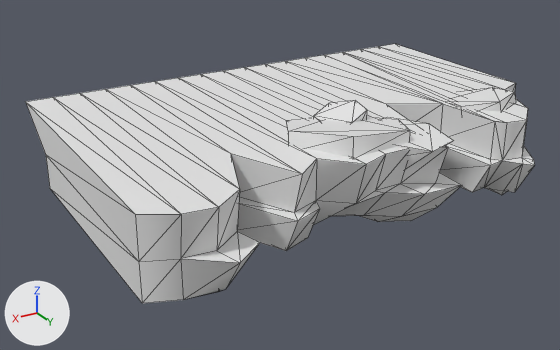
Before and after pictures for a commit that changed the glTF model assets/models/asteroid.glb.
Both versions are drawn from a camera (50 mm lens) standing at (19.9, -5.5, 11.3) and looking at (3.3, -33.2, -2.6). The lights are fixed; the arrows at lower left show +X, +Y and +Z. Mesh edges are drawn as thin lines. Vertices at the same position are counted once.

Names of what the first picture shows: 'ast'.
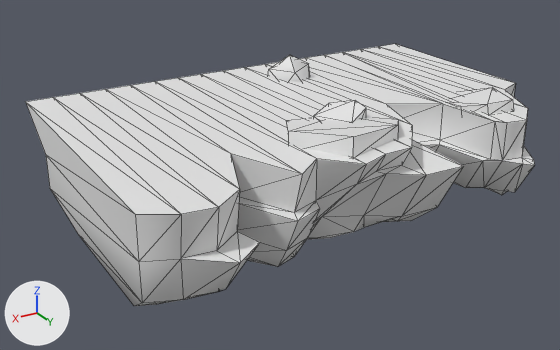
Pixel boxes [x1, y1, x2, y2] of what changed, in the pictures (560 x 350 px):
'ast', reshaped
    before: [26, 44, 534, 303]
    after: [26, 44, 534, 306]
part 1 of me_plane_001, deleted
    before: [384, 117, 454, 169]
part 2 of me_plane_001, built on
    before: [193, 64, 516, 298]
    after: [51, 55, 514, 306]

Patch to the scene script:
```diff
--- a/assets/models/asteroid.glb.py
+++ b/assets/models/asteroid.glb.py
@@ me_plane_001 @@
 # used by ob_ast; location = (-0.01, -37.73, 0.47)
-me_plane_001.from_pydata(...)  # 189 vertices, 358 faces; spans x -8.8..12.5, y -2.7..12.7, z -4.0..0.8
+me_plane_001.from_pydata(...)  # 234 vertices, 448 faces; spans x -8.8..12.5, y -2.7..12.7, z -5.6..1.1
+# me_plane_001 part 1: the loose piece of 12 vertices spanning x -1.2..2.1, y 6.1..11.8, z -1.3..0.1 is deleted
+# me_plane_001 part 2
+# 4 vertices are removed from x 1.2..6.2, y -0.1..9.6, z -4.0..-3.3
+# 34 faces are deleted
+# 7 vertices in x -1.3..3.7, y 6.1..11.8, z -1.8..-1.7 move by (0.0, 0.0, 0.8)
+# 12 vertices move from x -6.6..1.0, y 7.3..11.6, z -3.3..0.5 to x -5.6..1.0, y 7.1..10.3, z -3.3..0.5
+# 61 vertices are added at x -3.6..11.8, y -2.6..9.7, z -5.6..1.1
+# 144 new faces join them
```
